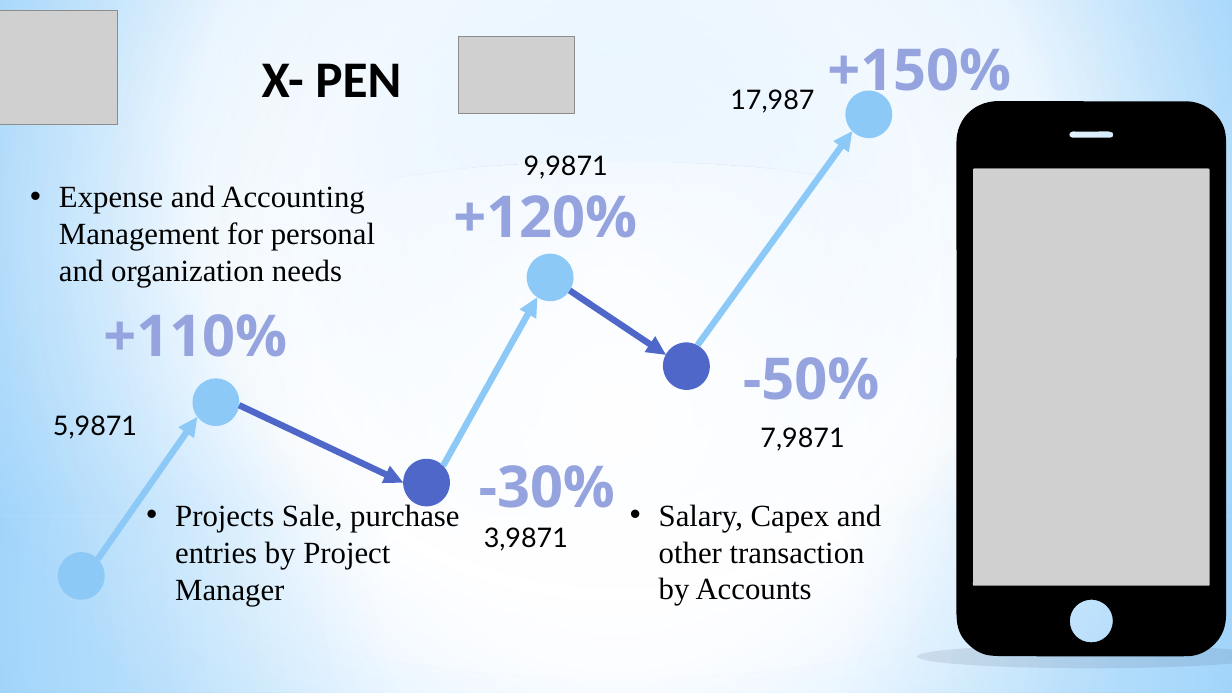
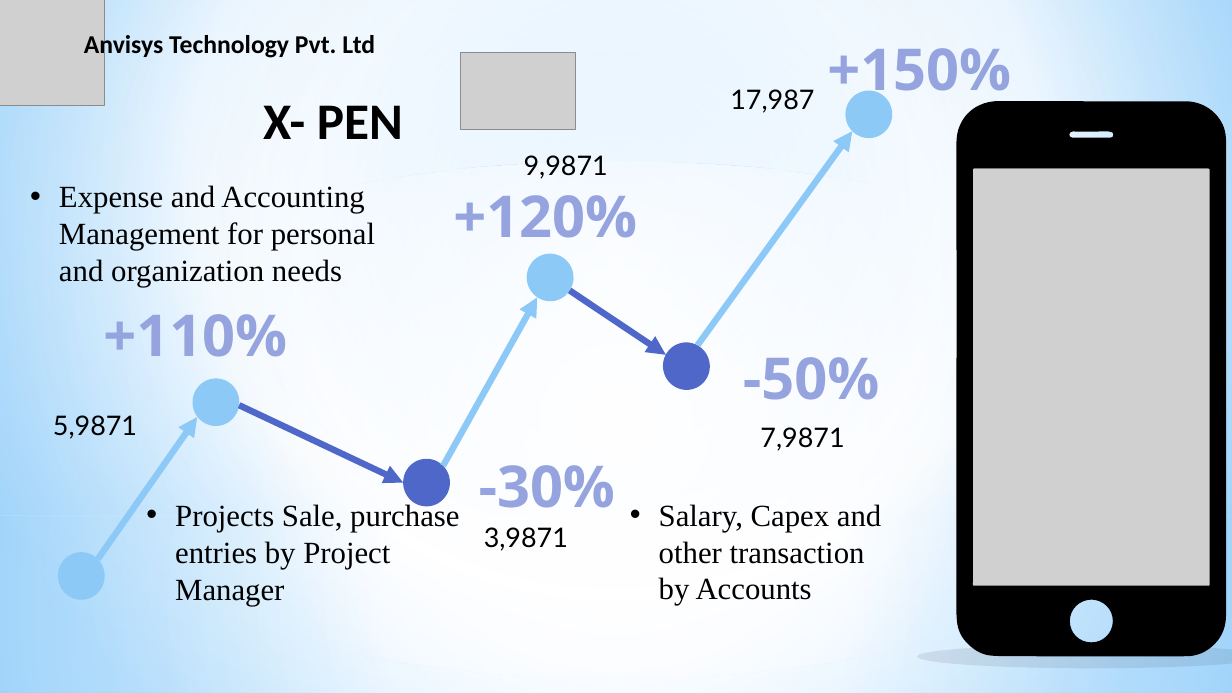
Before and after one commit to Anvisys/Documents, a slide deck: slide 26 of Anvisys technology presentation.pptx (slide 27 before the commit). Drawn at 1232x693 pixels with LibreOffice and Linux fonts; fonts in the diff are those of the drawing; grey boxes stand for pictures. Boxes give left, top, right and bottom in pixels: in the first picture for what was removed or moved away, otherwise in the second. Text is boxed around its words. In the diff, an @@ line names an element or a change of style, - is before the commit and + after.

```diff
--- a/Anvisys technology presentation.pptx
+++ b/Anvisys technology presentation.pptx
@@ picture: place and size @@
-picture at box(0, 10, 117, 124)
+picture at box(0, 0, 104, 105)
@@ text added at box(84, 32, 375, 59), 20 pt, text #000000, bold @@
+Anvisys Technology Pvt. Ltd
@@ picture: place and size @@
-picture at box(459, 36, 574, 113)
+picture at box(461, 52, 576, 128)
@@ text "X- PEN": place and size @@
-text "X- PEN" at box(262, 63, 401, 97)
+text "X- PEN" at box(263, 105, 403, 139)
```
Also in this commit, not shown: 21 other slides changed, 16 slides added, 1 slide removed, 2 other files.
